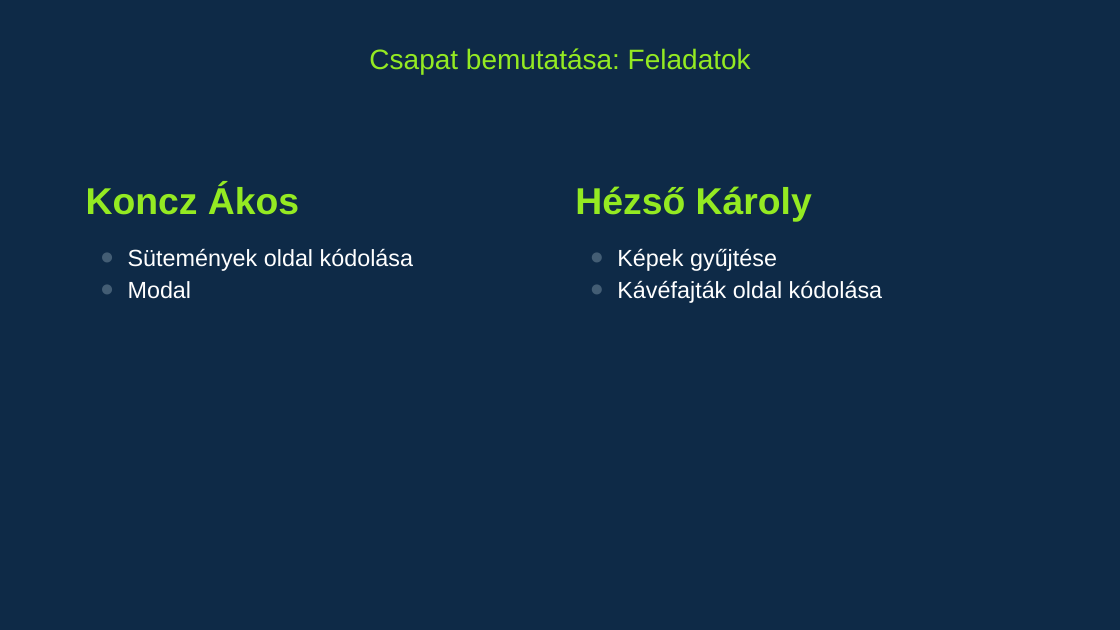
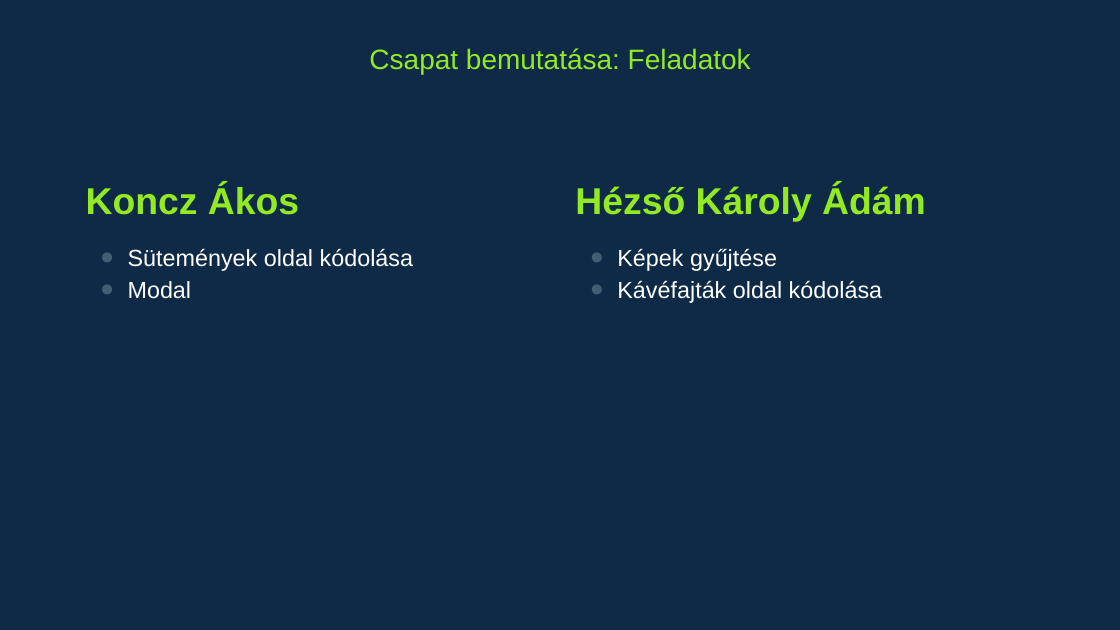
Before and after one commit to Vikhun15/lucky_kavezo, a slide deck: slide 6 of prezentáció/Lucky – A mi kis kávézónk.pptx. Drawn at 1120x630 pixels with LibreOffice and Linux fonts; fonts in the diff are those of the drawing. Boxes give left, top, right and bottom in pixels: in the first picture for what was removed or moved away, otherwise in the second. Text is boxed around its words. In the diff, an @@ line names an element or a change of style, - is before the commit and + after.

```diff
--- a/prezentáció/Lucky – A mi kis kávézónk.pptx
+++ b/prezentáció/Lucky – A mi kis kávézónk.pptx
@@ text at box(575, 184, 926, 221): text changed @@
-Hézső Károly
+Hézső Károly Ádám
```
Also in this commit, not shown: 2 other slides changed.
